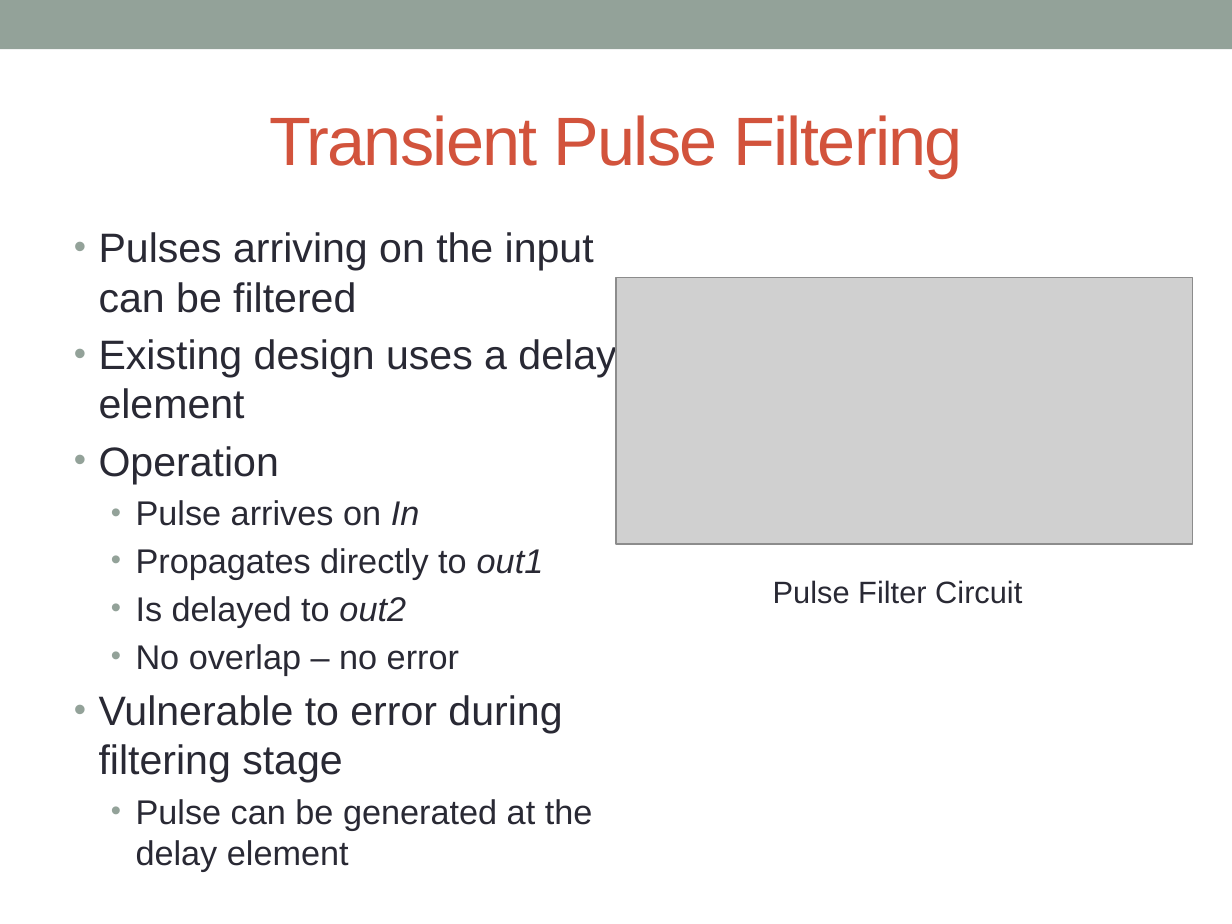
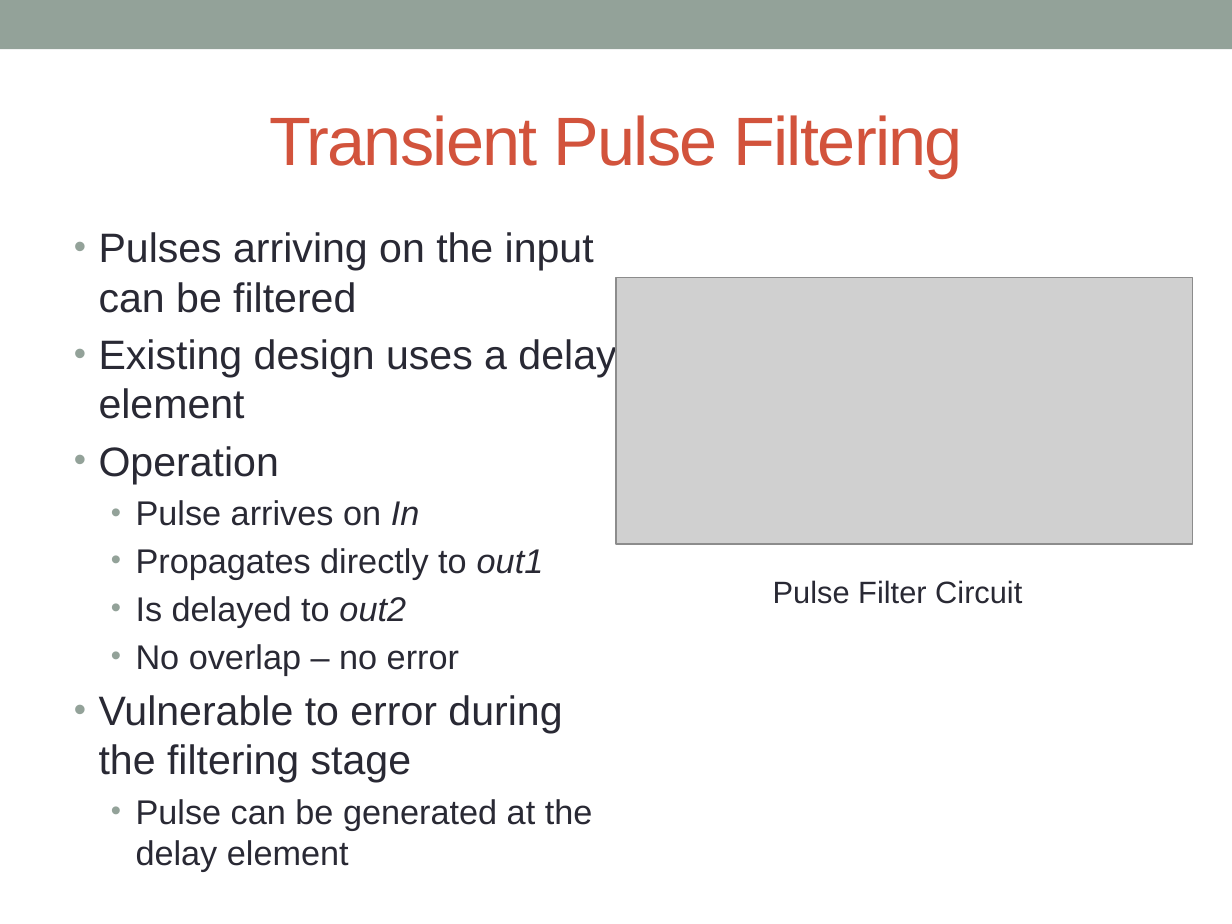
Before and after one commit to acwatkins88/Fast_SET, a slide deck: slide 24 of Dissertation/Dissertation Defense/Dissertation Defense.pptx. Drawn at 1232x924 pixels with LibreOffice and Linux fonts; fonts in the diff are those of the drawing; grey boxes stand for pictures; background and template pictures are left out. Boxes give left, top, right and bottom in pixels: in the first picture for what was removed or moved away, otherwise in the second. Text is boxed around its words. In the diff, an @@ line names an element or a change of style, - is before the commit and + after.

```diff
--- a/Dissertation/Dissertation Defense/Dissertation Defense.pptx
+++ b/Dissertation/Dissertation Defense/Dissertation Defense.pptx
@@ text at box(99, 695, 562, 783): text changed @@
-• Vulnerable to error during filtering stage
+• Vulnerable to error during the filtering stage
```
Also in this commit, not shown: 23 other slides changed, 5 slides added, 1 slide removed, 15 other files.
